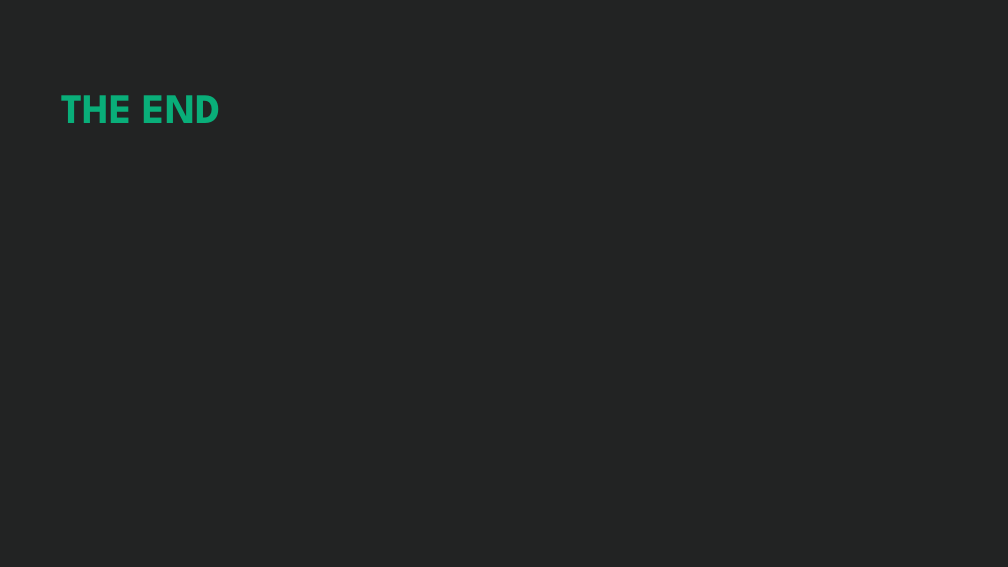
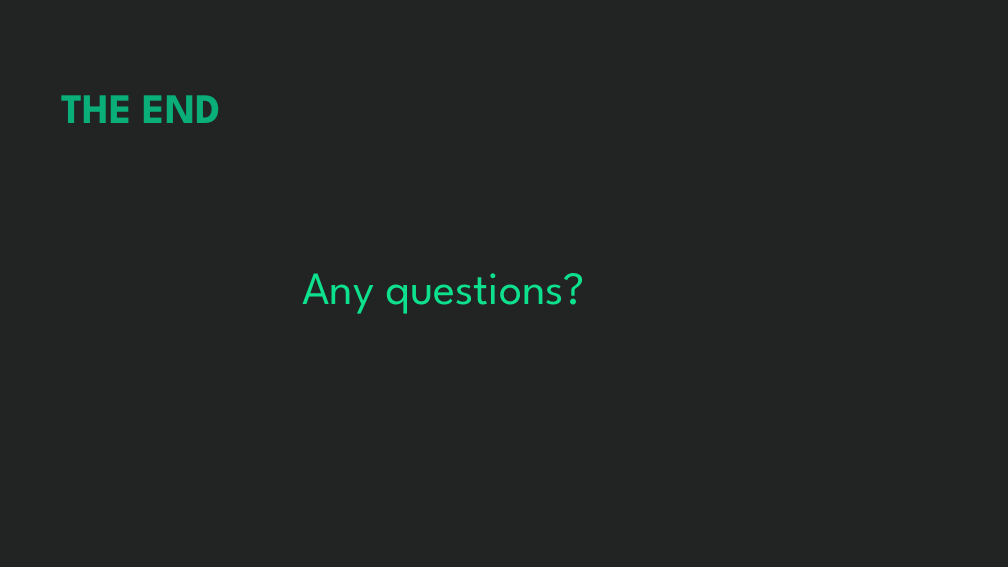
Before and after one commit to sean-m-cusick/WAP_SHS_APP, a slide deck: slide 11 of Presentation/PHS Rshiny Team Klas.pptx. Drawn at 1008x567 pixels with LibreOffice and Linux fonts; fonts in the diff are those of the drawing; background and template pictures are left out. Boxes give left, top, right and bottom in pixels: in the first picture for what was removed or moved away, otherwise in the second. Text is boxed around its words. In the diff, an @@ line names an element or a change of style, - is before the commit and + after.

```diff
--- a/Presentation/PHS Rshiny Team Klas.pptx
+++ b/Presentation/PHS Rshiny Team Klas.pptx
@@ text added at (x1=302, y1=273, x2=586, y2=314), 44 pt, text #0DE18E @@
+Any questions?
```
Also in this commit, not shown: 1 other slide changed, 4 other files.
